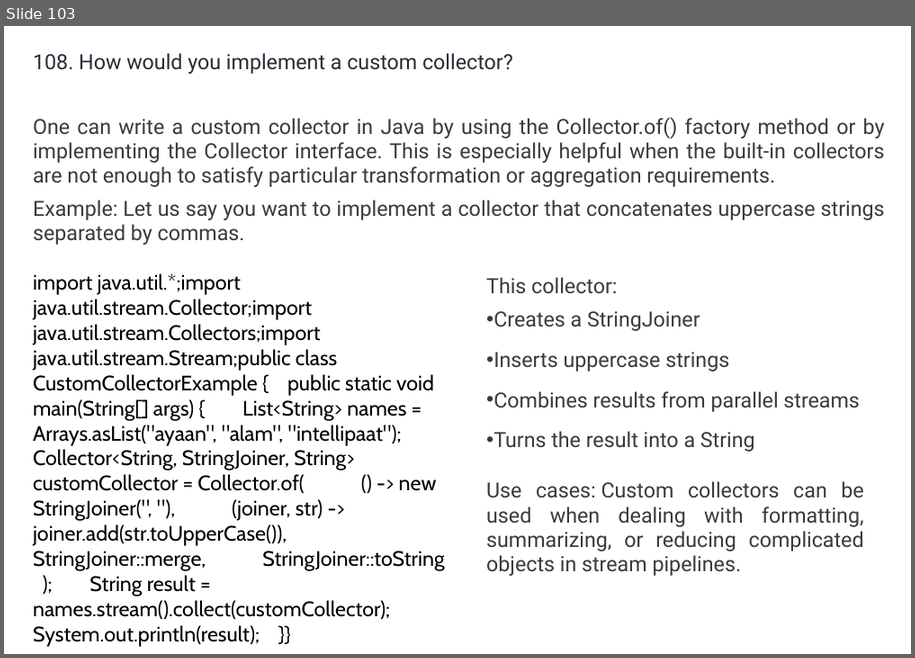
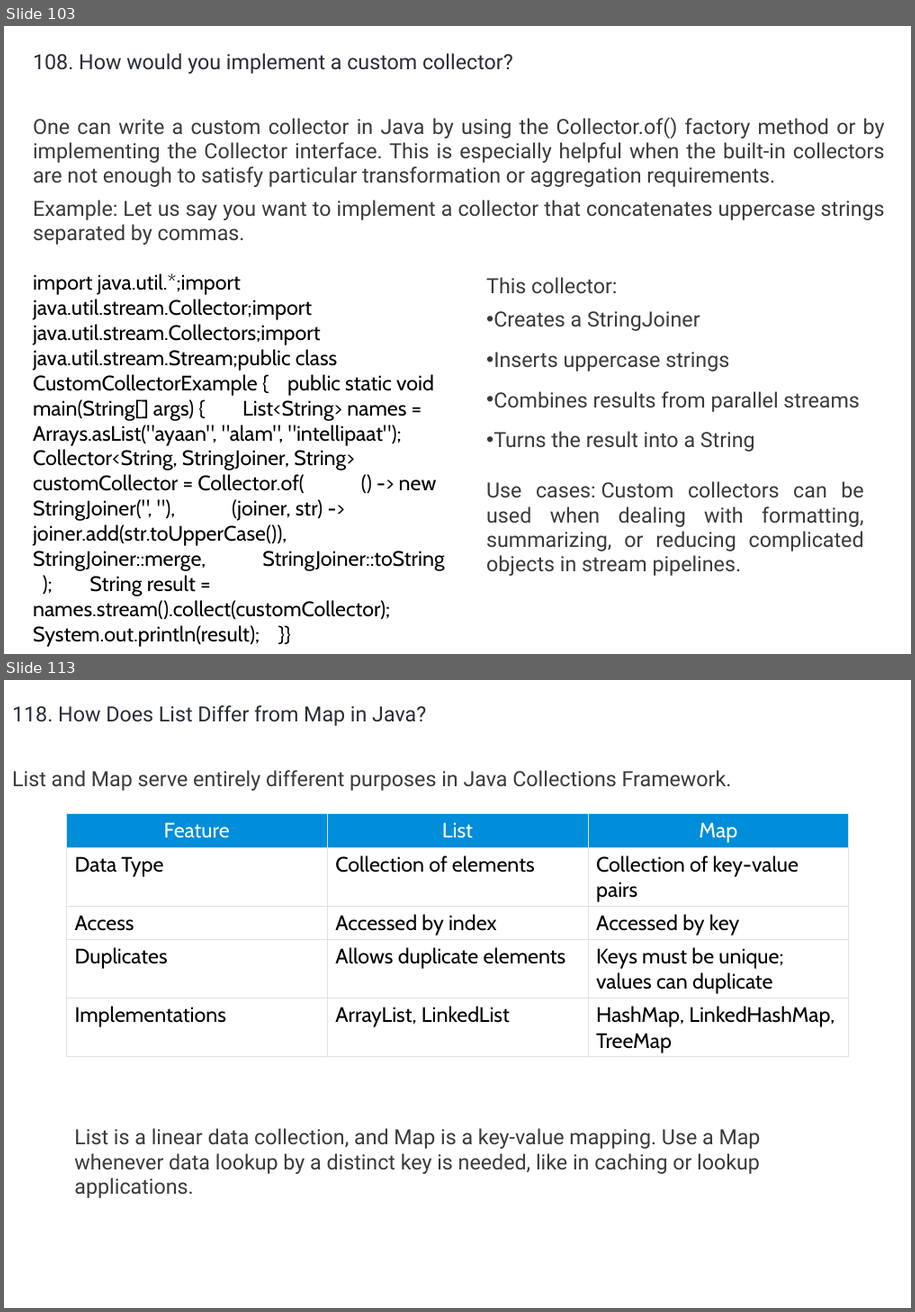
Before and after one commit to umalavanya/FullStackDevelopement_JavaSpring_SQL_ReactProjects, a slide deck: UmaTeachingMaterial/Java/Java-Interview-QA-Intellipaat.pptx. Shown one above the other, each under a label of ours: slide 103 before the commit, slides 103 and 113 after it; the slides between them are not shown. The pictures are 915x658 and 915x1312 pixels, drawn with LibreOffice and Linux fonts; fonts in the diff are those of the drawing. Boxes give left, top, right and bottom in pixels: in the first picture for what was removed or moved away, otherwise in the second. Text is boxed around its words. In the diff, an @@ line names an element or a change of style, - is before the commit and + after.

```diff
--- a/UmaTeachingMaterial/Java/Java-Interview-QA-Intellipaat.pptx
+++ b/UmaTeachingMaterial/Java/Java-Interview-QA-Intellipaat.pptx
@@ slide 113 added at box(4, 680, 911, 1308), background #FFFFFF @@
@@ text added at box(12, 705, 732, 791), 18 pt, text #3A3A3A @@
+118. How Does List Differ from Map in Java?
+List and Map serve entirely different purposes in Java Collections Framework.
@@ table added at box(66, 814, 847, 1057), 5 rows, 3 columns @@
+Feature | List | Map
+Data Type | Collection of elements | Collection of key-value pairs
+Access | Accessed by index | Accessed by key
+Duplicates | Allows duplicate elements | Keys must be unique; values can duplicate
+Implementations | ArrayList, LinkedList | HashMap, LinkedHashMap, TreeMap
@@ text added at box(74, 1128, 761, 1198), 18 pt, text #3A3A3A @@
+List is a linear data collection, and Map is a key-value mapping. Use a Map whenever data lookup by a distinct key is needed, like in caching or lookup applications.
```
Also in this commit, not shown: 117 other slides added.
